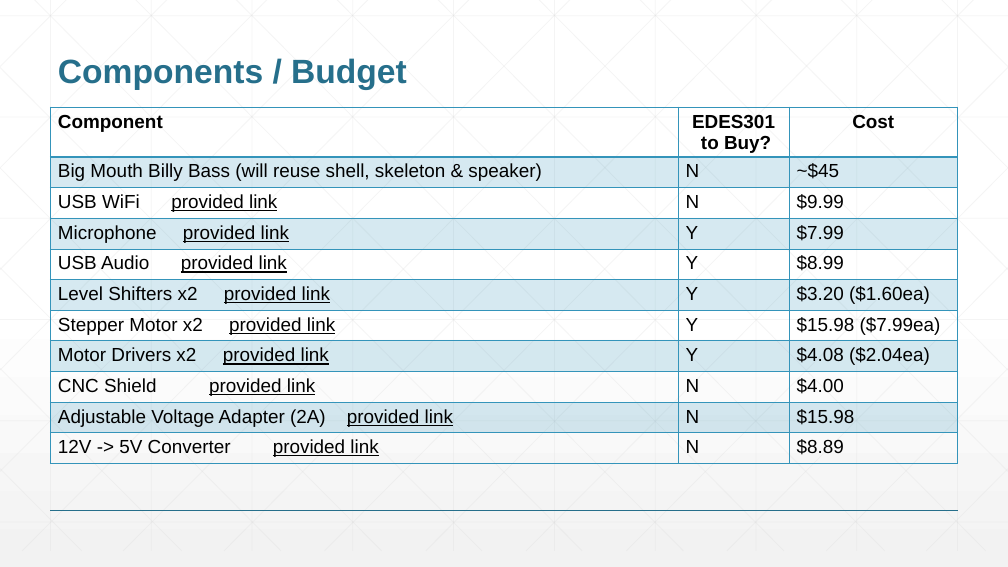
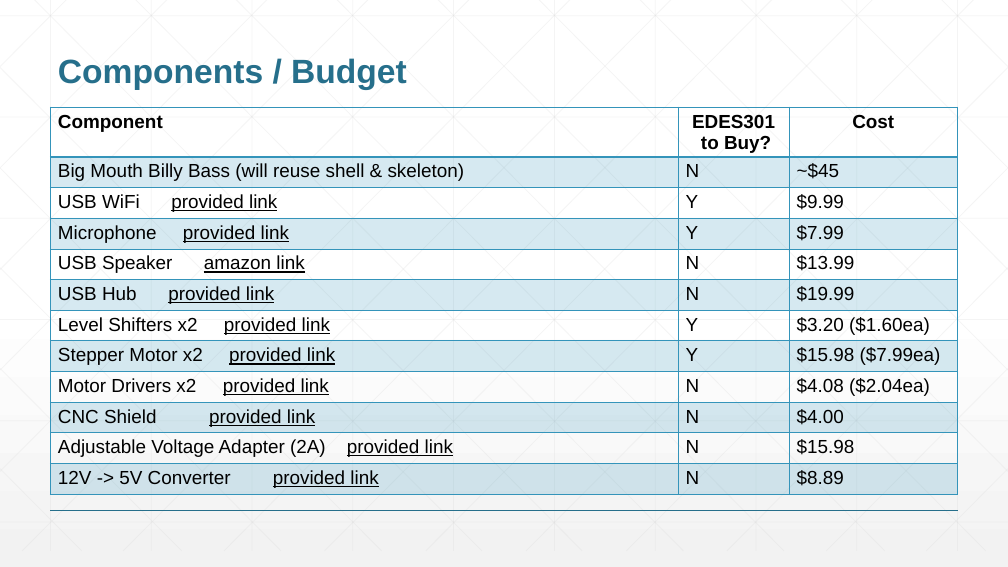
Before and after one commit to jwlieb/EDES301, a slide deck: slide 5 of project_01/docs/lieb_EDES301_project_01_proposal.pptx. Drawn at 1008x567 pixels with LibreOffice and Linux fonts; fonts in the diff are those of the drawing. Boxes give left, top, right and bottom in pixels: in the first picture for what was removed or moved away, otherwise in the second. Text is boxed around its words. In the diff, an @@ line names an element or a change of style, - is before the commit and + after.

```diff
--- a/project_01/docs/lieb_EDES301_project_01_proposal.pptx
+++ b/project_01/docs/lieb_EDES301_project_01_proposal.pptx
@@ table at [51,107,958,492] @@
-row 2, column 1: Big Mouth Billy Bass (will reuse shell, skeleton & speaker)
+row 2, column 1: Big Mouth Billy Bass (will reuse shell & skeleton)
-row 3, column 2: N
+row 3, column 2: Y
-row 5: USB Audio provided link | Y | $8.99
+row 5: USB Speaker amazon link | N | $13.99
+row 6: USB Hub provided link | N | $19.99
-row 9, column 2: Y
+row 9, column 2: N
```
Also in this commit, not shown: 2 slides added, 3 slides removed.
